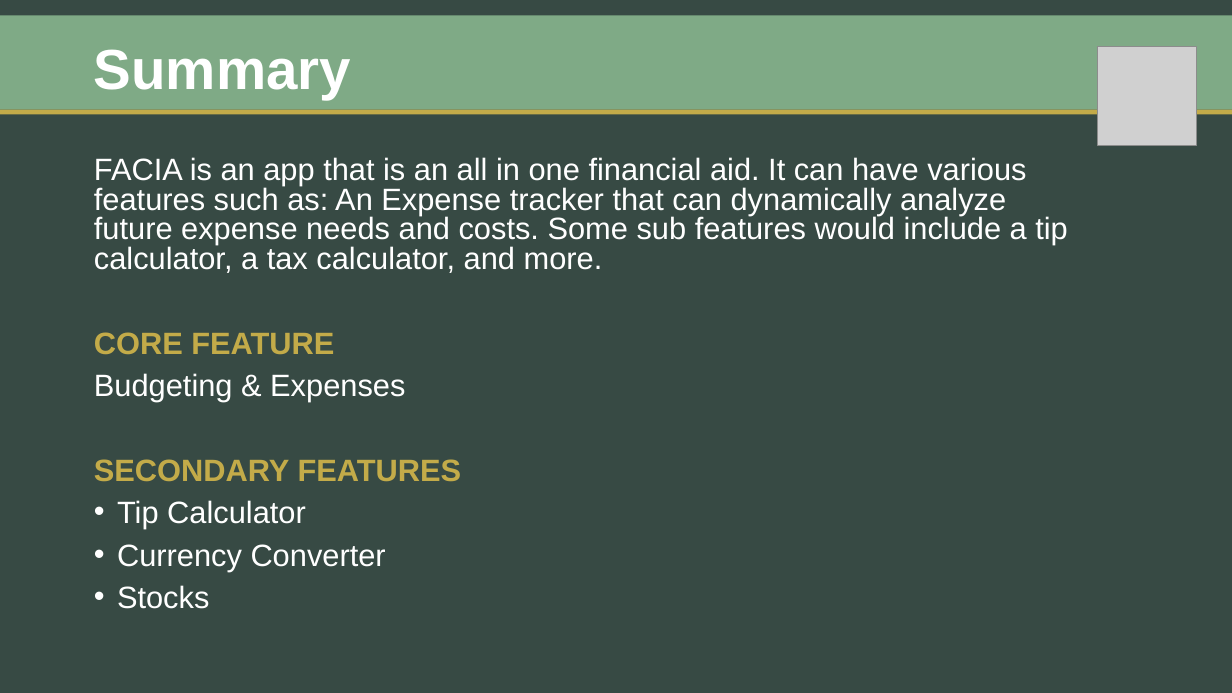
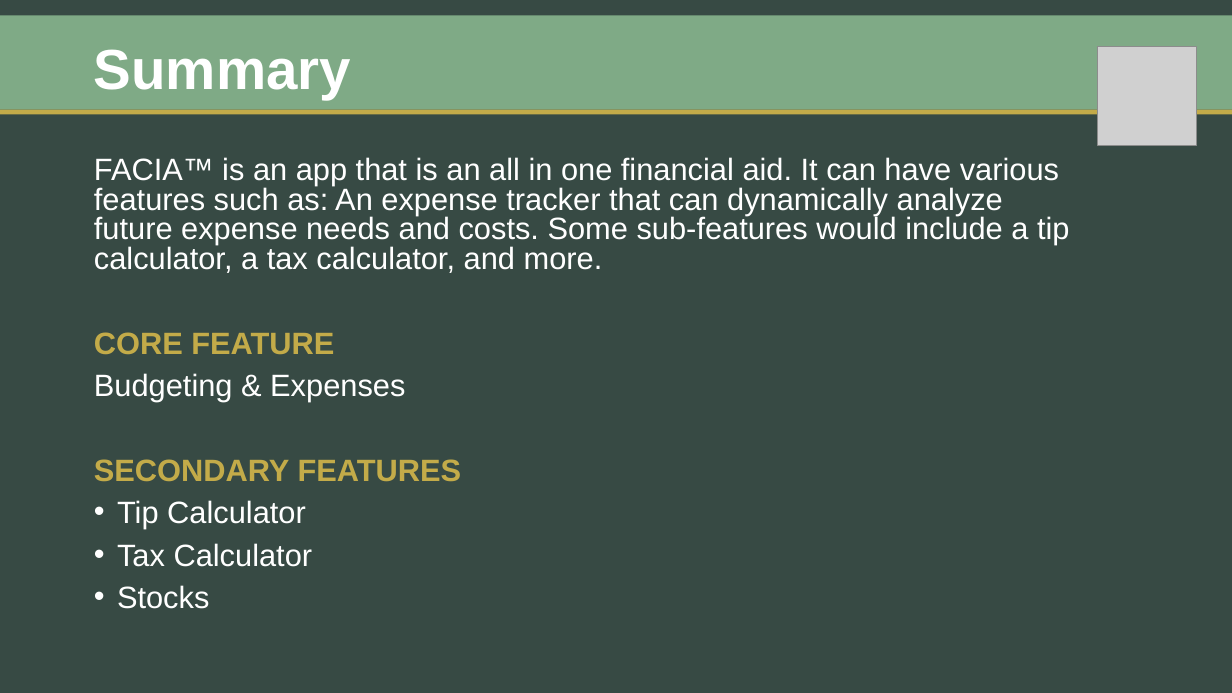
Before and after one commit to zibrahim2046/Project2, a slide deck: slide 2 of FACIA-Presentation.pptx. Drawn at 1232x693 pixels with LibreOffice and Linux fonts; fonts in the diff are those of the drawing; grey boxes stand for pictures. Boxes give left, top, right and bottom in pixels: in the first picture for what was removed or moved away, otherwise in the second. Text is boxed around its words. In the diff, an @@ line names an element or a change of style, - is before the commit and + after.

Commit message:
updated ppt presentation

```diff
--- a/FACIA-Presentation.pptx
+++ b/FACIA-Presentation.pptx
@@ text at (94,157,1070,273): text changed @@
-FACIA is an app that is an all in one financial aid. It can have various features such as: An Expense tracker that can dynamically analyze future expense needs and costs. Some sub features would include a tip calculator, a tax calculator, and more.
+FACIA™ is an app that is an all in one financial aid. It can have various features such as: An expense tracker that can dynamically analyze future expense needs and costs. Some sub-features would include a tip calculator, a tax calculator, and more.
@@ text at (117,543,313,567): text changed @@
-• Currency Converter
+• Tax Calculator
```
Also in this commit, not shown: 4 other slides changed.
